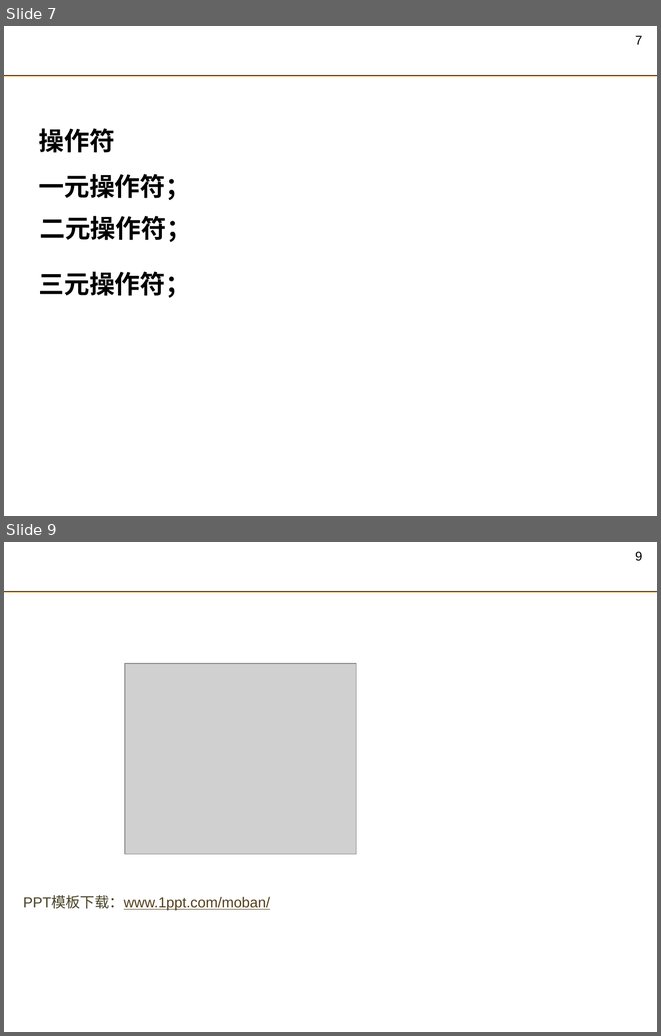
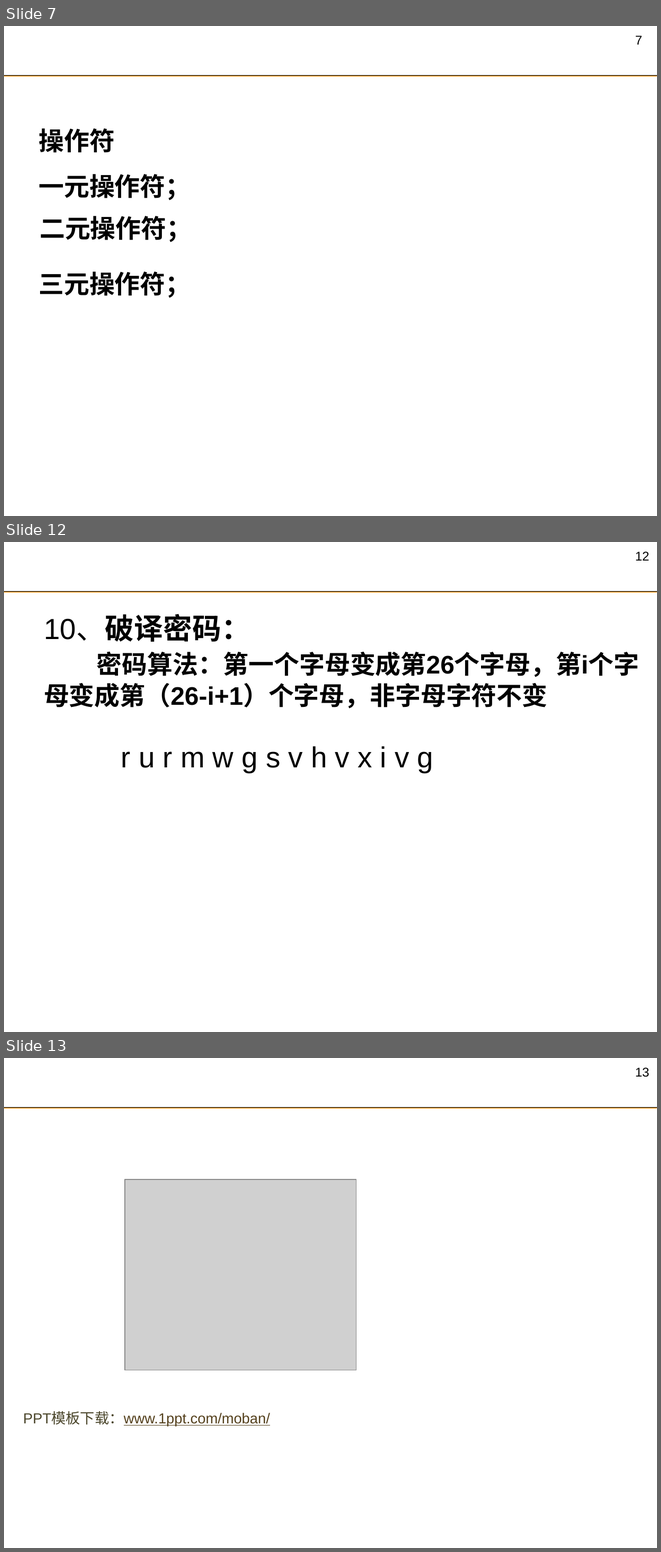
Before and after one commit to njcit-Liu/C-Plus-Sources, a slide deck: C++课件_阶段复习.pptx. Shown one above the other, each under a label of ours: slides 7 and 9 before the commit, slides 7, 12 and 13 after it; the slides between them are not shown. The pictures are 661x1036 and 661x1552 pixels, drawn with LibreOffice and Linux fonts; fonts in the diff are those of the drawing; grey boxes stand for pictures; background and template pictures are left out. Boxes give left, top, right and bottom in pixels: in the first picture for what was removed or moved away, otherwise in the second. Text is boxed around its words. In the diff, an @@ line names an element or a change of style, - is before the commit and + after.

```diff
--- a/C++课件_阶段复习.pptx
+++ b/C++课件_阶段复习.pptx
@@ slide 12 added at (x1=4, y1=542, x2=657, y2=1032), background picture (left out); not listed: 3 template elements that a slide beside it also shows @@
@@ text added at (x1=44, y1=616, x2=639, y2=708), 28 pt, text #000000, bold @@
+10、破译密码：
+密码算法：第一个字母变成第26个字母，第i个字母变成第（26-i+1）个字母，非字母字符不变
@@ text added at (x1=121, y1=746, x2=433, y2=773), 32 pt, text #000000 @@
+r u r m w g s v h v x i v g
@@ what was slide 9 is now slide 13 @@
@@ page number at (x1=635, y1=1068, x2=650, y2=1077): text changed @@
-9
+13
```
Also in this commit, not shown: 1 slide changed, 3 other slides added, 1 other file.
